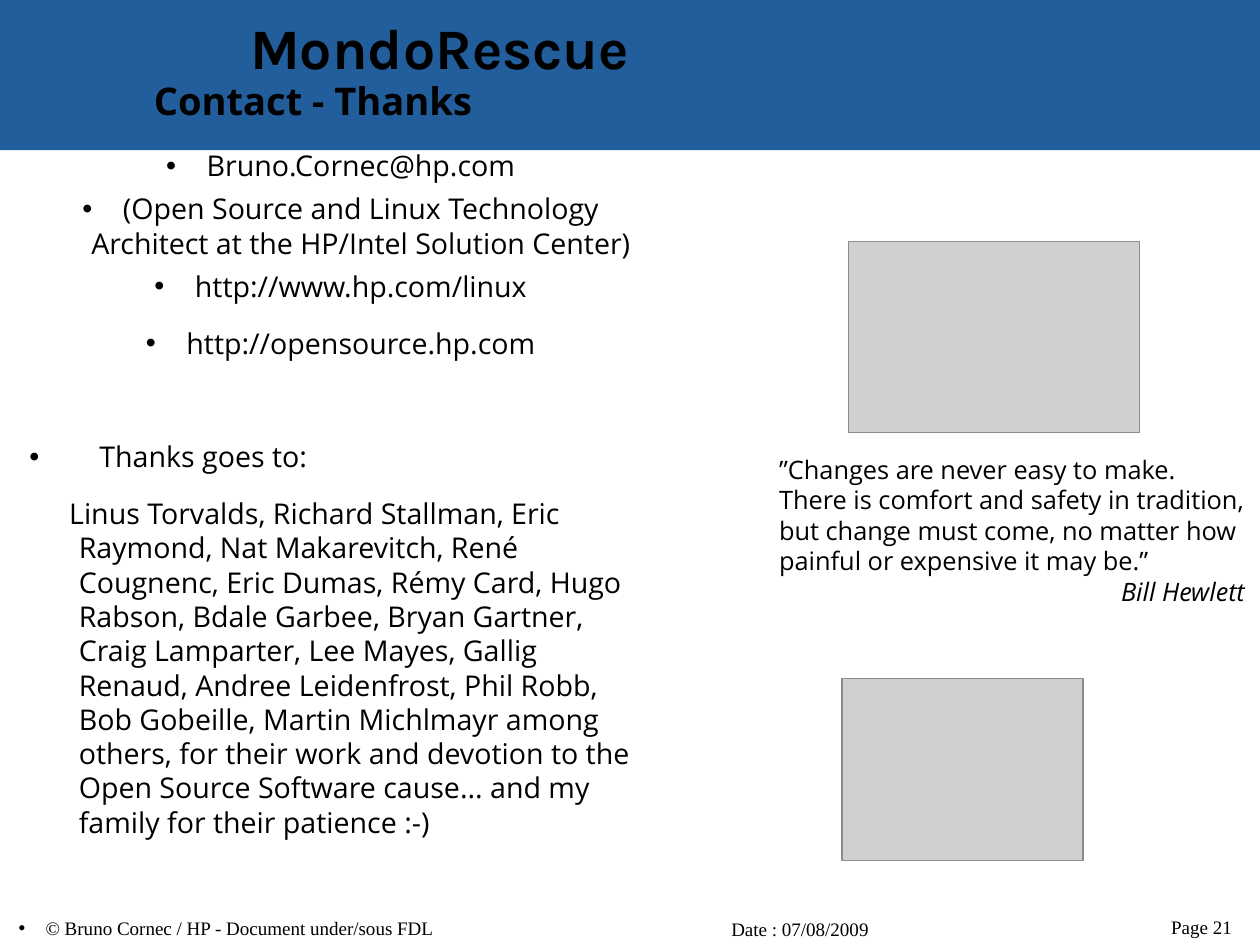
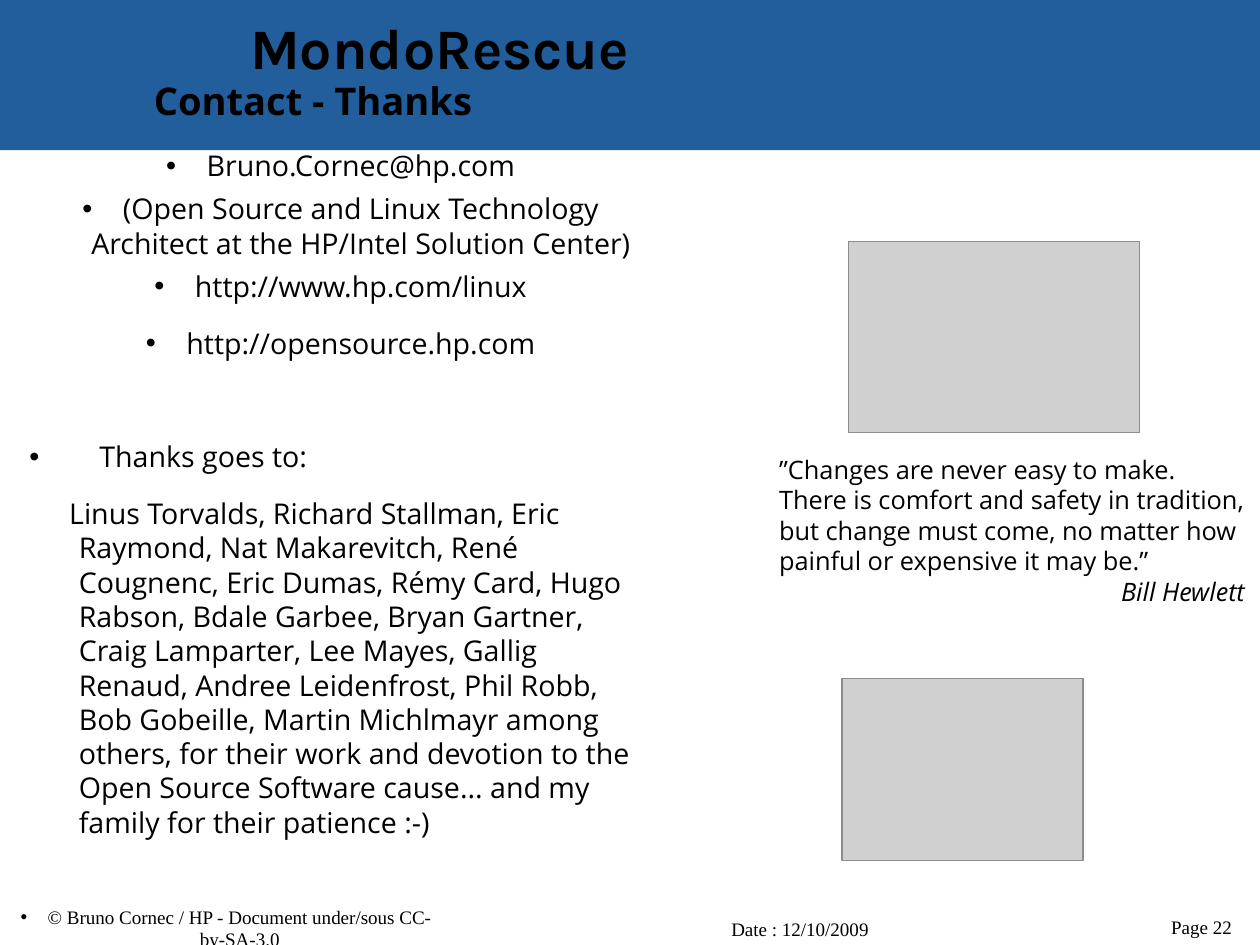
Before and after one commit to vir/mondo-rescue, a slide deck: slide 22 of mondo-doc/mondo-presentation.odp (slide 21 before the commit). Drawn at 1260x945 pixels with LibreOffice and Linux fonts; fonts in the diff are those of the drawing; grey boxes stand for pictures; background and template pictures are left out. Boxes give left, top, right and bottom in pixels: in the first picture for what was removed or moved away, otherwise in the second. Text is boxed around its words. In the diff, an @@ line names an element or a change of style, - is before the commit and + after.

```diff
--- a/mondo-doc/mondo-presentation.odp
+++ b/mondo-doc/mondo-presentation.odp
@@ text at (67,910,431,925): text changed @@
-• © Bruno Cornec / HP - Document under/sous FDL
+• © Bruno Cornec / HP - Document under/sous CC-by-SA-3.0
@@ text at (731,923,869,937): text changed @@
-Date : 07/08/2009
+Date : 12/10/2009
@@ page number at (1171,921,1232,938): text changed @@
-Page 21
+Page 22
```
Also in this commit, not shown: 20 other slides changed, 1 slide added.
